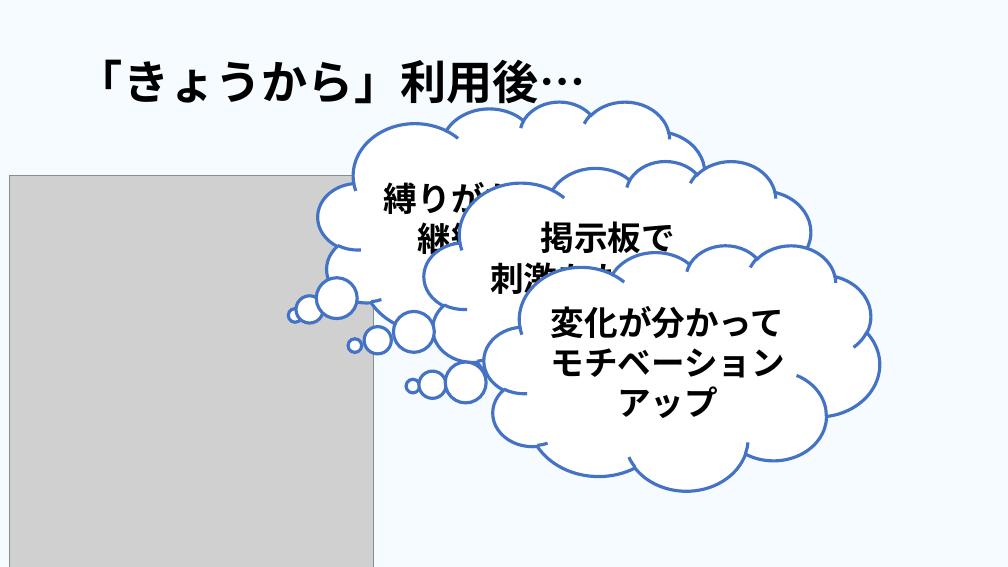
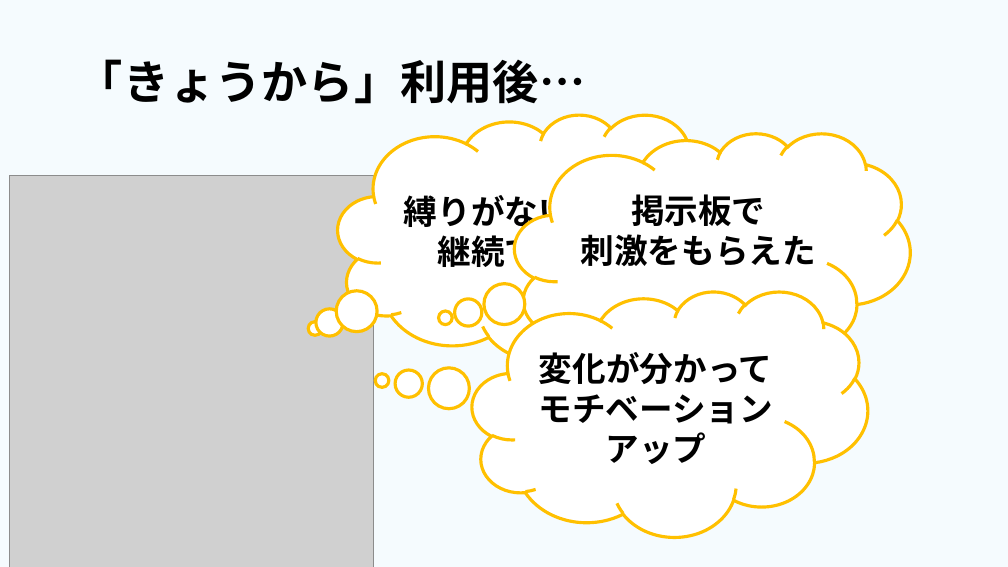
Before and after one commit to dojo2023/E-4, a slide deck: slide 17 of 共有用フォルダー/成果発表.pptx. Drawn at 1008x567 pixels with LibreOffice and Linux fonts; fonts in the diff are those of the drawing; grey boxes stand for pictures. Boxes give left, top, right and bottom in pixels: in the first picture for what was removed or moved away, otherwise in the second. Text is boxed around its words. In the diff, an @@ line names an element or a change of style, - is before the commit and + after.

```diff
--- a/共有用フォルダー/成果発表.pptx
+++ b/共有用フォルダー/成果発表.pptx
@@ thought cloud "縛りがないから継続できた": place and size @@
-thought cloud "縛りがないから継続できた" at bbox=[318, 101, 714, 347]
+thought cloud "縛りがないから継続できた" at bbox=[338, 114, 734, 360]
@@ thought cloud "縛りがないから継続できた" at bbox=[338, 114, 734, 360]: outline #4472C4 3 pt to #FFC000 3 pt @@
@@ thought cloud "掲示板で" at bbox=[515, 133, 910, 379]: outline #4472C4 3 pt to #FFC000 3 pt @@
@@ thought cloud "掲示板で": place and size @@
-thought cloud "掲示板で" at bbox=[424, 161, 820, 407]
+thought cloud "掲示板で" at bbox=[515, 133, 910, 379]
@@ thought cloud "変化が分かって": place and size @@
-thought cloud "変化が分かって" at bbox=[484, 245, 879, 491]
+thought cloud "変化が分かって" at bbox=[473, 291, 868, 537]
@@ thought cloud "変化が分かって" at bbox=[473, 291, 868, 537]: outline #4472C4 3 pt to #FFC000 3 pt; proportions changed @@
```
Also in this commit, not shown: 4 other slides changed, 2 slides added.
